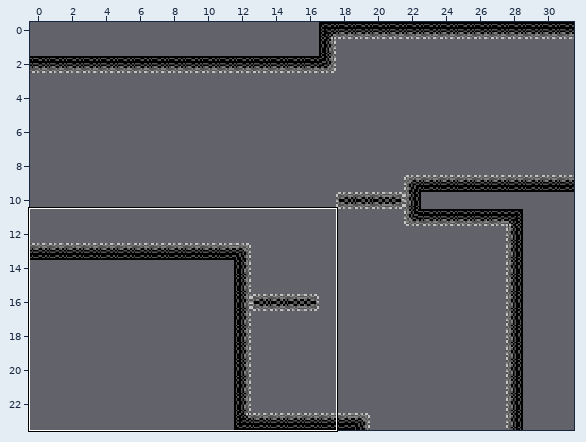
Tiled map: resources/cave07.tmx. Above, an overview of the earlier version with the close-up marked.
Close-up. Before the edit:
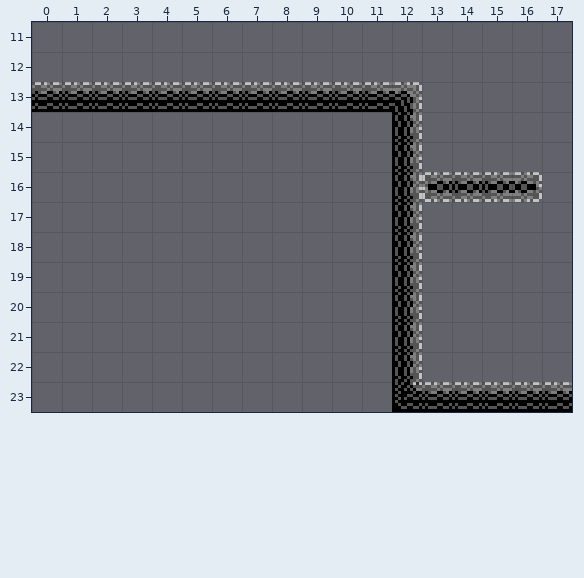
Cells are 20x20 px. Shown: x 0..17, y 11..23. The commit also changed other parts of the map, which this record leaves out.
The result:
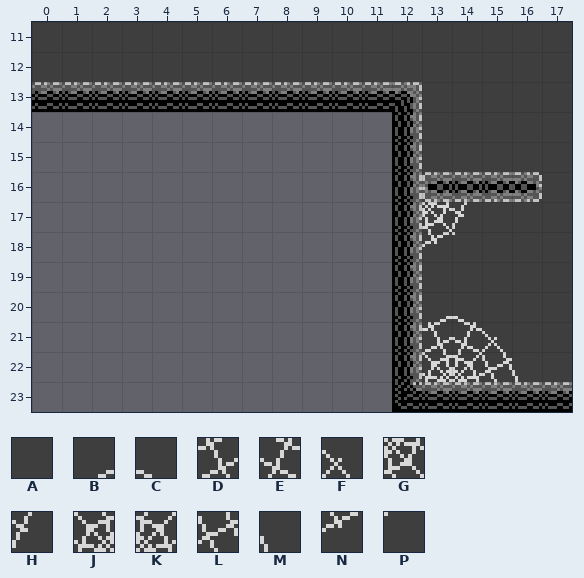
Key: from "cave_background": A 4, B 6, C 7, D 26, E 27, F 28, G 42, H 43, J 46, K 47, L 48, M 49, N 62, P 63.
_ is an empty cell.
Tiles of an added or newly shown layer are drawn over the layers below it.
The exact change:
Layer "background" (added):
There is now tile A in rows 11 to 12 at x 0 to 17; in rows 13 to 15 at x 13 to 17; in row 16 at x 13 and 16 to 17; in rows 17 to 18 at x 15 to 17; in row 19 at x 13 to 17; in row 20 at x 15 to 17.
There is now tile A in row 21 at x 16 to 17; in row 22 at x 17.
There is now tile B in row 20 at x 13.
There is now tile C in row 20 at x 14.
There is now tile D in row 21 at x 13.
There is now tile E in row 21 at x 14.
There is now tile F in row 21 at x 15.
There is now tile G in row 17 at x 13.
There is now tile H in row 17 at x 14.
There is now tile J in row 22 at x 13.
There is now tile K in row 22 at x 14.
There is now tile L in row 22 at x 15.
There is now tile M in row 22 at x 16.
There is now tile N in row 18 at x 13.
There is now tile P in row 18 at x 14.
